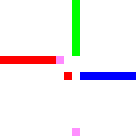
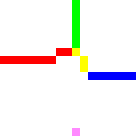
Layers edited between the first and the second 136 x 136 image:
added layer "4WayR" above "1WayIn" over [56, 48, 88, 136]
hid "1WayIn" over [72, 128, 80, 136]
hid "1WayOut" over [56, 56, 64, 64]
hid "4WayI" over [56, 48, 88, 136]
